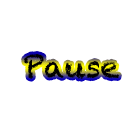
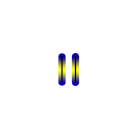
Layered file, before and after one edit (140×140). Changes by layer:
renamed "Pause" to "| |", painted on it over [24, 54, 119, 83]
